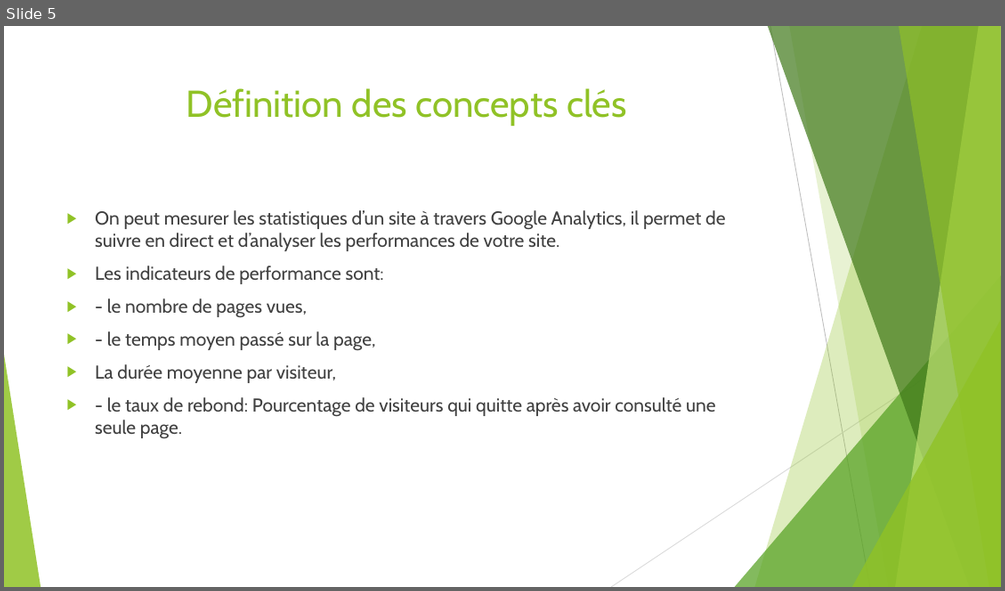
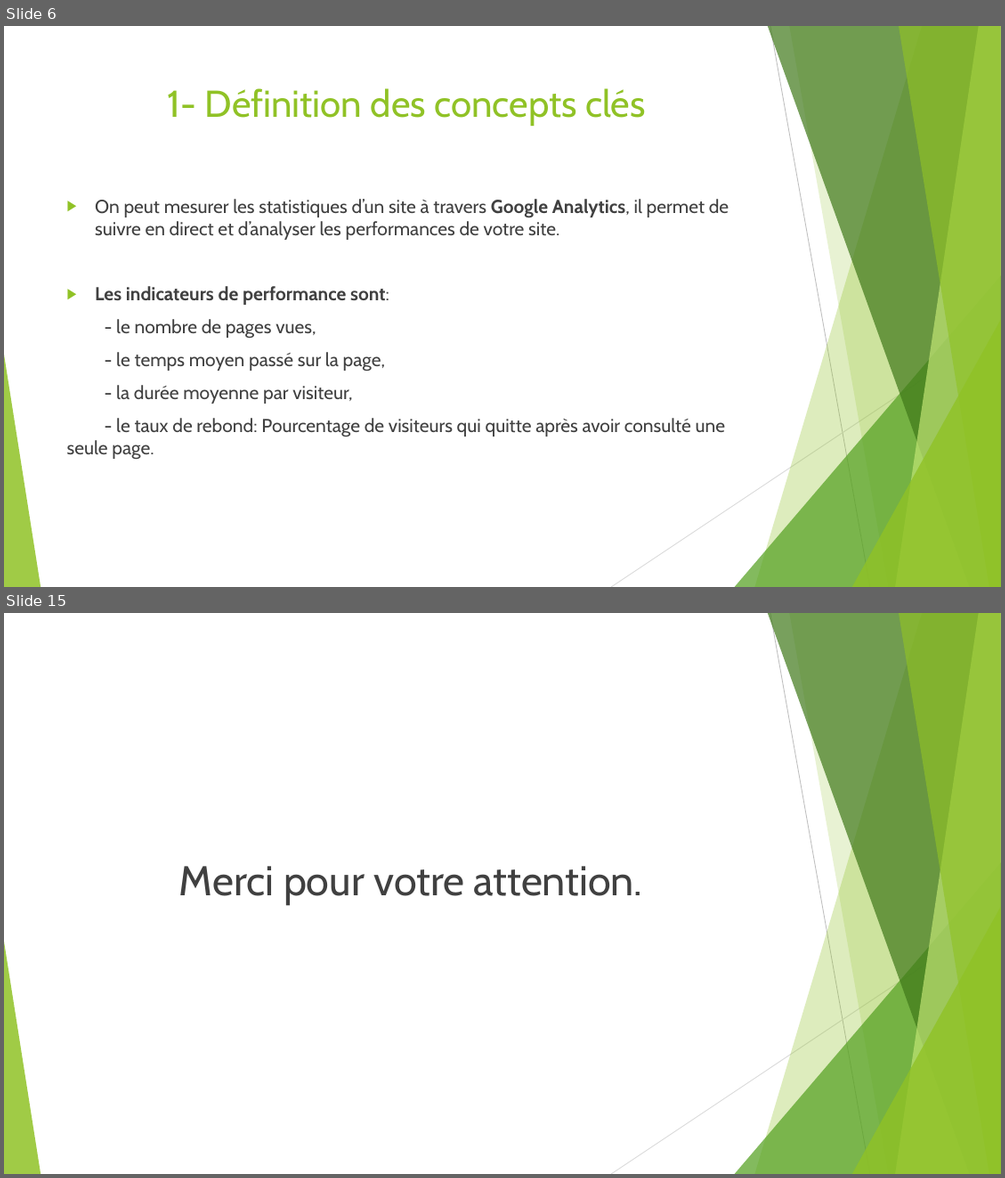
Before and after one commit to SOW-tech/Projet4ameliore, a slide deck: Présentation Projet4.pptx. Shown one above the other, each under a label of ours: slide 5 before the commit, slides 6 and 15 after it; the slides between them are not shown. The pictures are 1005x591 and 1005x1178 pixels, drawn with LibreOffice and Linux fonts; fonts in the diff are those of the drawing. Boxes give left, top, right and bottom in pixels: in the first picture for what was removed or moved away, otherwise in the second. Text is boxed around its words. In the diff, an @@ line names an element or a change of style, - is before the commit and + after.

```diff
--- a/Présentation Projet4.pptx
+++ b/Présentation Projet4.pptx
@@ slide 15 added at [4,613,1001,1174], background #FFFFFF; not listed: 10 template elements that a slide beside it also shows @@
@@ text added at [179,866,643,905], 40 pt, text #404040 @@
+Merci pour votre attention.
@@ what was slide 5 is now slide 6 @@
@@ slide 6 changed as well @@
@@ title at [168,88,646,126]: text changed @@
-Définition des concepts clés
+1- Définition des concepts clés
@@ text "On peut mesurer les statistiques ...": place and size @@
-text "On peut mesurer les statistiques ..." at [95,210,725,438]
+text "On peut mesurer les statistiques ..." at [67,199,728,459]
@@ text at [67,199,728,459]: bold on in "Google Analytics,", "Les indicateurs de performance sont:"; bullet ▶ to none @@
@@ text at [116,385,352,403]: text changed @@
-▶ La durée moyenne par visiteur,
+- la durée moyenne par visiteur,
```
Also in this commit, not shown: 5 other slides changed, 8 other slides added, 10 other files.
